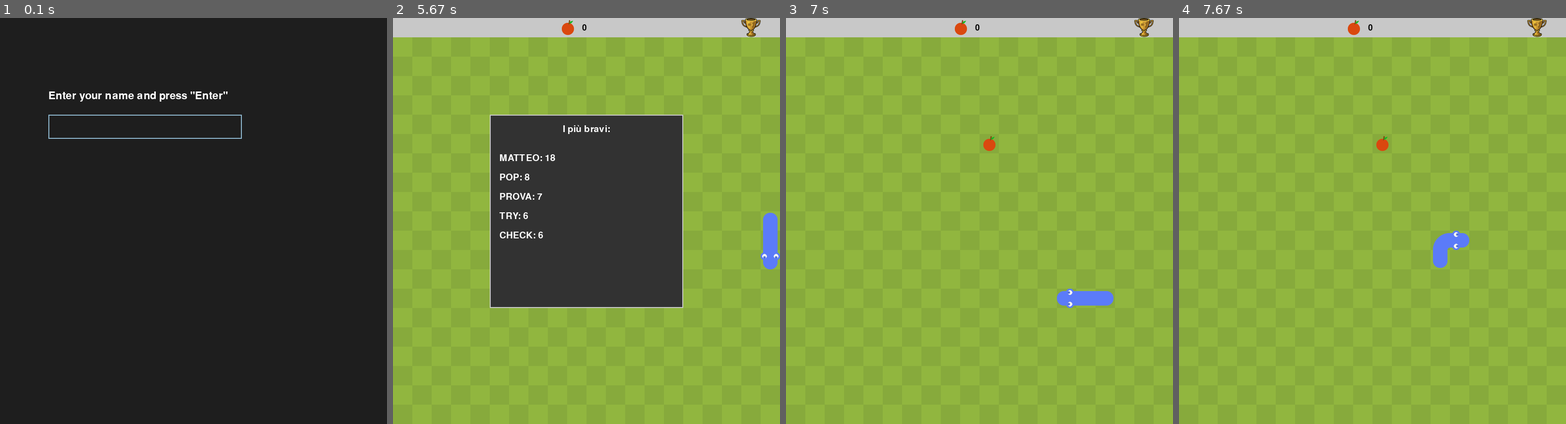
Above: before the commit, frames 1-4 (left to right).
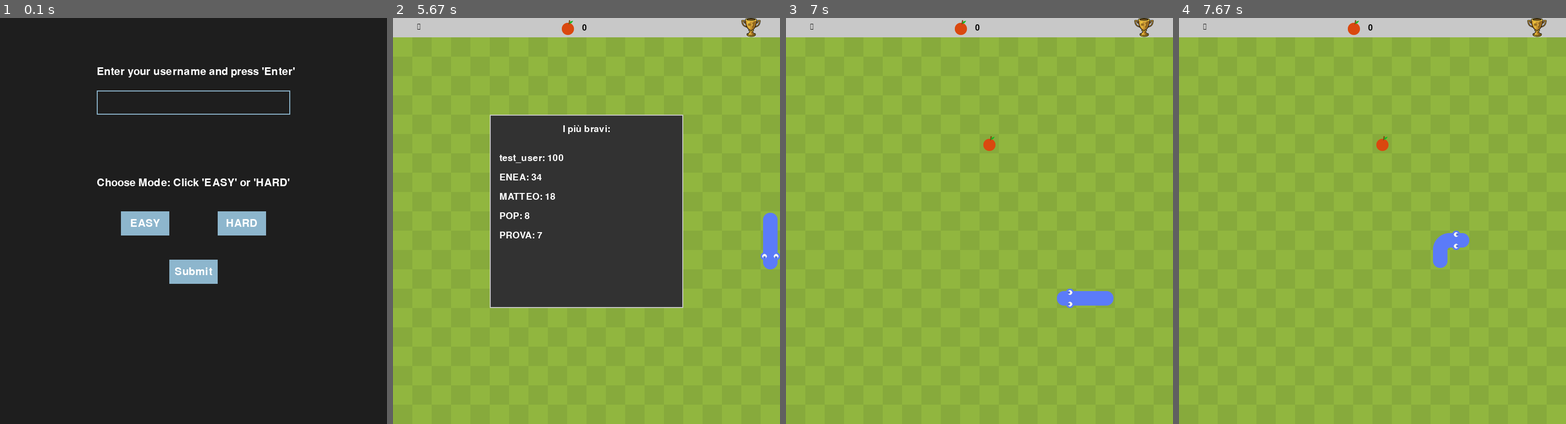
Above: after the commit, the same moments.

Repository: Agap3w/CS50p_finalProject
Game: pygame game, started from CS50P-Final_Project/project.py
Same seed, same stepped clock (60 frames per second), same inputs: the game is played once before the commit and once after it.
Inputs (mouse positions are in pixels of both pictures, inside the frame that each line leads up to):
- Up to frame 1 (0.1 s): no input
- Up to frame 2 (5.67 s): tap Enter at 0.33 s; click (632, 225) at 0.72 s, where only the run after the commit has a clickable "HARD"; click (586, 269) at 1.05 s, where only the run after the commit has a clickable "Submit"; hold Right 1.33-1.8 s; hold Up 1.88-2.18 s; hold Right 2.22-2.68 s; hold Down 3.28-3.58 s; hold Left 3.62-4.02 s; hold Up 4.05-4.42 s; hold Right 4.45-5.08 s; hold Down 5.12-5.48 s; click (749, 26) at 5.57 s
- Up to frame 3 (7 s): tap Enter at 5.85 s; hold Left 6.18-6.65 s
- Up to frame 4 (7.67 s): hold Up 7.18-7.48 s; hold Right from 7.52 s (still down)

The runs differ from the first frame. In frame 1, 4.1% of the frame differs, in the area x 12-77%, y 12-66%; in frame 2, 0.6%; in frame 3, less than 0.1%; in frame 4, less than 0.1%.

Commit message:
aggiunto easy/hard mode

Diff:
--- a/CS50P-Final_Project/project.py
+++ b/CS50P-Final_Project/project.py
@@ -2,43 +2,6 @@
 from pygame.math import Vector2
 
 # Helpers functions
-def get_username():
-    username = ""  # Initialize username as an empty string
-    active = True  # Whether the input box is active
-    input_box = pygame.Rect(100, 200, 400, 50)
-    font = pygame.font.Font(None, 32)
-    color_inactive = pygame.Color('lightskyblue3')
-    color_active = pygame.Color('dodgerblue2')
-    color = color_inactive
-
-    while active:
-        screen.fill((30, 30, 30))  # Background color for the prompt
-
-        for event in pygame.event.get():
-            if event.type == pygame.QUIT:
-                pygame.quit()
-                sys.exit()
-
-            if event.type == pygame.KEYDOWN:
-                if event.key == pygame.K_RETURN:  # Press Enter to confirm
-                    active = False  # Exit the input loop
-                elif event.key == pygame.K_BACKSPACE:  # Remove last character
-                    username = username[:-1]
-                else:
-                    username += event.unicode  # Add typed character to username
-
-        pygame.draw.rect(screen, color, input_box, 2)
-        text_surface = font.render(username.upper(), True, pygame.Color('white'))
-        screen.blit(text_surface, (input_box.x + 10, input_box.y + 10))
-        input_box.w = max(400, text_surface.get_width() + 20)  # Adjust width dynamically
-
-        prompt_surface = font.render("Enter your name and press \"Enter\"", True, pygame.Color('white'))
-        screen.blit(prompt_surface, (100, 150))
-        pygame.display.flip()
-        clock.tick(30)  # Limit frame rate
-
-    return username.upper()
-
 def insert_score(username, score):
     with sqlite3.connect('snake.db') as db:
         db.execute('INSERT INTO scores (username, score) VALUES (?, ?)', (username, score))
@@ -56,8 +19,9 @@
     SCREEN_HEIGHT = (CELL_NUMBER + 1) * CELL_SIZE
     BACKGROUND_COLOR = (145, 182, 63)
     FPS = 60
-
-#il serpente
+    EASY_MODE_SPEED = 10  # Easy mode speed (lower number for slower movement)
+    HARD_MODE_SPEED = 5  # Hard mode speed (higher number for faster movement)
+
 class SNAKE:
     def __init__(self):
         self.body = [Vector2(5,11), Vector2(4,11), Vector2(3,11)]
@@ -84,14 +48,20 @@
 
         self.crunch_sound = pygame.mixer.Sound("static/crunch.wav") #uploado un sound
 
+        self.block_rects = []  # Add this in the constructor
+        self.update_block_rects()
+
+    def update_block_rects(self):
+        self.block_rects = [pygame.Rect(block.x * Config.CELL_SIZE, block.y * Config.CELL_SIZE, Config.CELL_SIZE, Config.CELL_SIZE) for block in self.body]
+
     def draw_snake(self):
 
         self.update_head_graphics()
         self.update_tail_graphics()
 
-        block_rects = [pygame.Rect(block.x * Config.CELL_SIZE, block.y * Config.CELL_SIZE, Config.CELL_SIZE, Config.CELL_SIZE) for block in self.body]
-
-        for index, block_rect in enumerate(block_rects):
+        self.update_block_rects()
+
+        for index, block_rect in enumerate(self.block_rects):
             if index == 0:
                 screen.blit(self.head, block_rect)
             elif index == len(self.body) - 1:
@@ -150,7 +120,6 @@
         self.body = [Vector2(5,10), Vector2(4,10), Vector2(3,10)]
         self.direction = Vector2(0,0)
 
-#la frutta
 class FRUIT:
     def __init__(self):
         self.x = random.randint(0,Config.CELL_NUMBER-1)
@@ -167,16 +136,22 @@
         self.y = random.randint(1,Config.CELL_NUMBER)
         self.pos = Vector2(self.x, self.y)
 
-        self.fruit_rect = pygame.Rect(self.pos.x * Config.CELL_SIZE, self.pos.y * Config.CELL_SIZE, Config.CELL_SIZE, Config.CELL_SIZE)
-
-#MAIN (include GameManagerserpente + frutta + background + dinamiche di gioco come collisione e game_over)
+        self.fruit_rect.topleft = (self.pos.x * Config.CELL_SIZE, self.pos.y * Config.CELL_SIZE)
+
 class GAME:
     def __init__(self):
         self.snake = SNAKE()
         self.fruit = FRUIT()
-        self.username = get_username()  # Fetch username from GameManager
-
+        self.username, self.mode = self.get_username_and_mode()
         self.trophy = pygame.image.load("static/coppa.png").convert_alpha()
+
+        self.last_move_time = 0  # Time when the snake last moved
+        self.move_delay = 200  # Default delay for normal mode (milliseconds)
+
+        if self.mode == "HARD":
+            self.move_delay = 0  # Faster mode (faster movement speed)
+        elif self.mode == "EASY":
+            self.move_delay = 300  # Slower mode (slower movement speed)
 
         #initialize record-related attributes
         self.myRecord = self.get_myRecord()  # Fetch player's best score
@@ -192,14 +167,106 @@
         self.animation_pos_y = (Config.SCREEN_WIDTH + Config.CELL_SIZE) // 2 - 50  # Centered Y position
         self.animation_speed = 6  # Adjust speed
         self.animation_cause = None  # Store cause
-
-
         self.animation_sound = pygame.mixer.Sound("static/sirena.wav")  # Add sound effect for ambulance and sheriff animations
+
+    def get_username_and_mode(self):
+        username = ""  # Initialize username as an empty string
+        mode = ""      # Initialize mode as an empty string
+        font = pygame.font.Font(None, 32)
+
+        # Colors
+        color_inactive = pygame.Color('lightskyblue3')
+        color_active = pygame.Color('dodgerblue2')
+        color_hover = pygame.Color('skyblue')
+        color_text = pygame.Color('white')
+        color_selected = pygame.Color('green')  # Color to highlight the selected mode
+
+        input_box = pygame.Rect(200, 150, 400, 50)  # Position for username input box
+        easy_box = pygame.Rect(250, 400, 100, 50)  # Position for "EASY" box
+        hard_box = pygame.Rect(450, 400, 100, 50)  # Position for "HARD" box
+        submit_box = pygame.Rect(350, 500, 100, 50)  # Position for submit button
+
+        while True:  # Continue until username and mode are both set
+            screen.fill((30, 30, 30))  # Background color for the prompt
+
+            for event in pygame.event.get():
+                if event.type == pygame.QUIT:
+                    pygame.quit()
+                    sys.exit()
+
+                # Handle username input
+                if event.type == pygame.KEYDOWN:
+                    if event.key == pygame.K_RETURN and username != "":  # Confirm username on Enter
+                        # Don't lock username right after pressing Enter
+                        pass
+                    elif event.key == pygame.K_BACKSPACE:  # Remove last character
+                        username = username[:-1]
+                    else:
+                        username += event.unicode  # Add typed character to username
+
+                # Handle mode selection
+                if event.type == pygame.MOUSEBUTTONDOWN:
+                    if easy_box.collidepoint(event.pos):
+                        # Toggle mode if already selected
+                        if mode == "EASY":
+                            mode = ""  # Unselect mode if clicked again
+                        else:
+                            mode = "EASY"
+                    elif hard_box.collidepoint(event.pos):
+                        # Toggle mode if already selected
+                        if mode == "HARD":
+                            mode = ""  # Unselect mode if clicked again
+                        else:
+                            mode = "HARD"
+
+                # Handle submit button
+                if event.type == pygame.MOUSEBUTTONDOWN:
+                    if submit_box.collidepoint(event.pos) and username != "" and mode != "":
+                        return username.upper(), mode  # Submit inputs when button is clicked
+
+            # Draw the username input box
+            pygame.draw.rect(screen, color_active if username else color_inactive, input_box, 2)
+            text_surface = font.render(username.upper(), True, color_text)
+            screen.blit(text_surface, (input_box.x + 10, input_box.y + 10))
+            input_box.w = max(400, text_surface.get_width() + 20)  # Adjust width dynamically
+
+            # Draw the mode selection buttons with highlighting
+            easy_color = color_selected if mode == "EASY" else (color_hover if easy_box.collidepoint(pygame.mouse.get_pos()) else color_inactive)
+            hard_color = color_selected if mode == "HARD" else (color_hover if hard_box.collidepoint(pygame.mouse.get_pos()) else color_inactive)
+
+            pygame.draw.rect(screen, easy_color, easy_box)
+            pygame.draw.rect(screen, hard_color, hard_box)
+
+            # Add text to each mode button
+            easy_text = font.render("EASY", True, color_text)
+            hard_text = font.render("HARD", True, color_text)
+            screen.blit(easy_text, (easy_box.x + (easy_box.width - easy_text.get_width()) // 2, easy_box.y + (easy_box.height - easy_text.get_height()) // 2))
+            screen.blit(hard_text, (hard_box.x + (hard_box.width - hard_text.get_width()) // 2, hard_box.y + (hard_box.height - hard_text.get_height()) // 2))
+
+            # Draw the submit button
+            pygame.draw.rect(screen, color_hover if submit_box.collidepoint(pygame.mouse.get_pos()) else color_inactive, submit_box)
+            submit_text = font.render("Submit", True, color_text)
+            screen.blit(submit_text, (submit_box.x + (submit_box.width - submit_text.get_width()) // 2, submit_box.y + (submit_box.height - submit_text.get_height()) // 2))
+
+            # Display prompts (titles) - These titles stay visible even after choices
+            prompt_surface = font.render("Enter your username and press 'Enter'", True, color_text)
+            screen.blit(prompt_surface, (200, 100))
+
+            # Always show the mode prompt
+            prompt_surface = font.render("Choose Mode: Click 'EASY' or 'HARD'", True, color_text)
+            screen.blit(prompt_surface, (200, 330))
+
+            pygame.display.flip()
+            clock.tick(30)  # Limit frame rate
+
 
     def update(self):
         if not self.animation_active and self.snake.direction != Vector2(0, 0):  # Only update if the snake is moving
-            self.snake.move_snake()
-            self.check_collision_and_fail()
+            current_time = pygame.time.get_ticks()
+            if current_time - self.last_move_time > self.move_delay:
+                self.snake.move_snake()  # Move the snake
+                self.last_move_time = current_time  # Update the time when the snake last moved
+                self.check_collision_and_fail()
 
     def get_myRecord(self):
         with sqlite3.connect('snake.db') as db:
@@ -340,9 +407,8 @@
             pygame.draw.rect(screen, (255, 0, 0), panel_frame_rect)  # Red Titan Panel
 
             # Draw the "NEW RECORD IN PROGRESS" message
-            record_surface = game_font.render(f"NEW RECORD IN PROGRESS: {current_score}", True, (255, 255, 255))
+            record_surface = game_font.render(f"NUOVO RECORD IN CORSO: {current_score}", True, (255, 255, 255))
             screen.blit(record_surface, (panel_frame_rect.centerx - record_surface.get_width() // 2, 10))
-
 
         else:
             pygame.draw.rect(screen, (200, 200, 200), panel_frame_rect)  # Default gray Titan Panel
--- /dev/null
+++ b/CS50P-Final_Project/test_project.py
@@ -0,0 +1,16 @@
+# TEST per INSERT SCORE (funziona!)
+
+import sqlite3
+from project import insert_score
+from unittest.mock import patch
+
+def test_insert_score():
+    with sqlite3.connect(":memory:") as db:
+        db.execute('CREATE TABLE scores (username TEXT, score INTEGER)')
+
+        # Mock sqlite3.connect to return this in-memory database
+        with patch('sqlite3.connect', return_value=db):
+            insert_score('test_user', 100)
+
+        result = db.execute('SELECT username, score FROM scores').fetchall()
+        assert result == [('test_user', 100)]
--- /dev/null
+++ b/CS50P-Final_Project/test_project2.py
@@ -0,0 +1,16 @@
+# Test per FZ2 (to be done)
+
+import sqlite3
+from project import insert_score
+from unittest.mock import patch
+
+def test_insert_score():
+    with sqlite3.connect(":memory:") as db:
+        db.execute('CREATE TABLE scores (username TEXT, score INTEGER)')
+
+        # Mock sqlite3.connect to return this in-memory database
+        with patch('sqlite3.connect', return_value=db):
+            insert_score('test_user', 100)
+
+        result = db.execute('SELECT username, score FROM scores').fetchall()
+        assert result == [('test_user', 100)]
--- /dev/null
+++ b/CS50P-Final_Project/test_project3.py
@@ -0,0 +1,16 @@
+# Test per FZ3 (to be done)
+
+import sqlite3
+from project import insert_score
+from unittest.mock import patch
+
+def test_insert_score():
+    with sqlite3.connect(":memory:") as db:
+        db.execute('CREATE TABLE scores (username TEXT, score INTEGER)')
+
+        # Mock sqlite3.connect to return this in-memory database
+        with patch('sqlite3.connect', return_value=db):
+            insert_score('test_user', 100)
+
+        result = db.execute('SELECT username, score FROM scores').fetchall()
+        assert result == [('test_user', 100)]
Binary file changed: CS50P-Final_Project/snake.db
